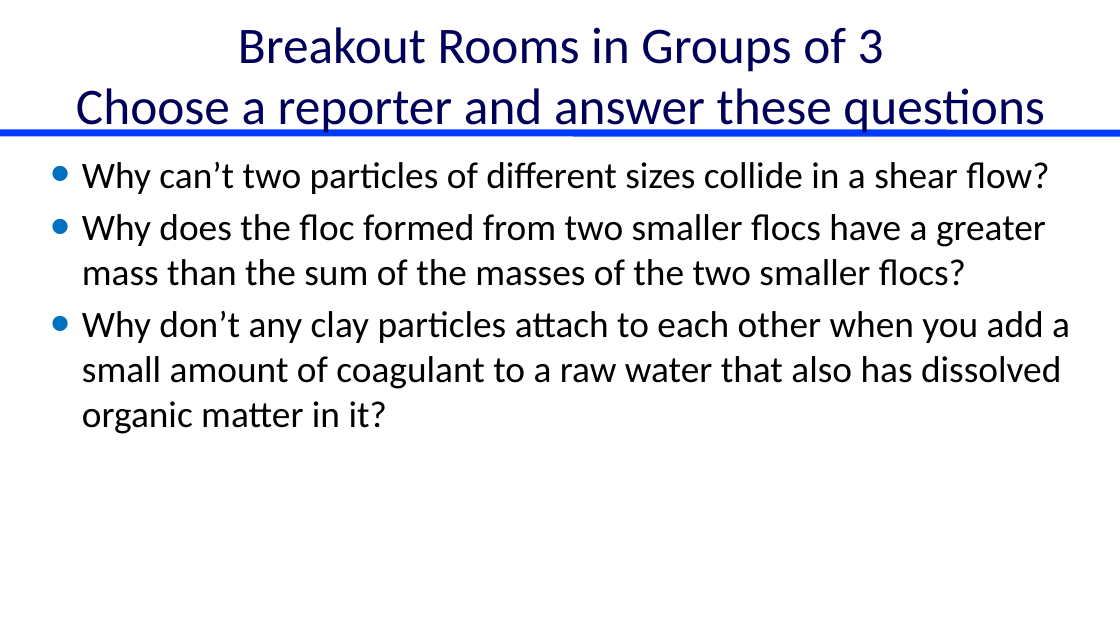
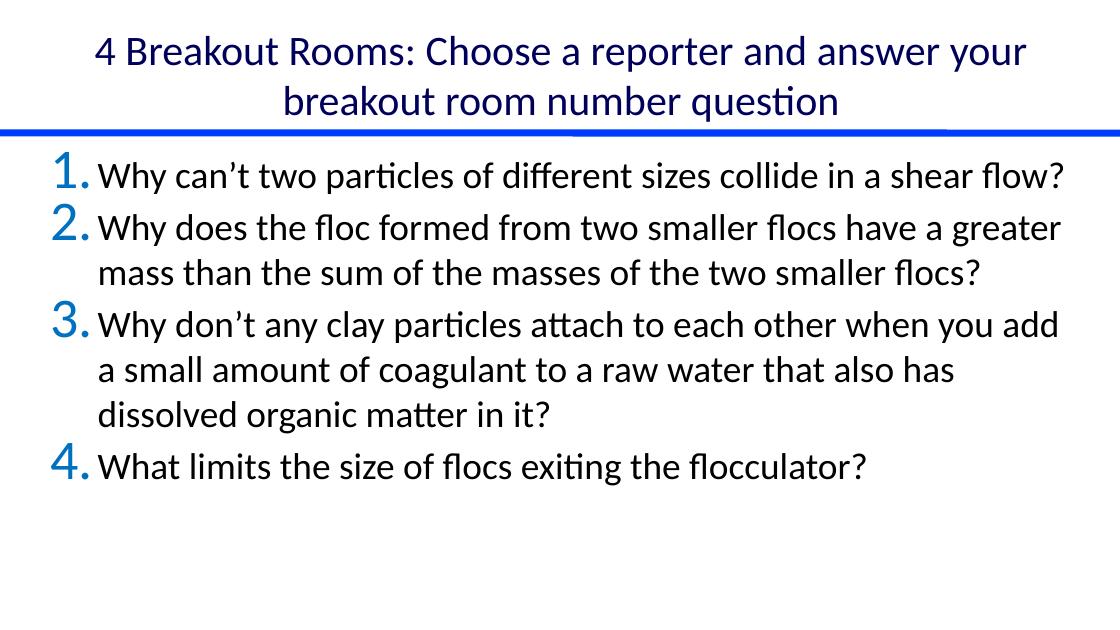
Before and after one commit to monroews/CEE4520Lectures, a slide deck: slide 44 of Flocculation Model.pptx (slide 32 before the commit). Drawn at 1120x630 pixels with LibreOffice and Linux fonts; fonts in the diff are those of the drawing. Boxes give left, top, right and bottom in pixels: in the first picture for what was removed or moved away, otherwise in the second. Text is boxed around its words. In the diff, an @@ line names an element or a change of style, - is before the commit and + after.

Commit message:
updat floc

```diff
--- a/Flocculation Model.pptx
+++ b/Flocculation Model.pptx
@@ title at [95,36,1027,122]: text changed; size 44 to 36 pt @@
-Breakout Rooms in Groups of 3
-Choose a reporter and answer these questions
+4 Breakout Rooms: Choose a reporter and answer your breakout room number question
@@ text at [98,162,1065,434]: bullet • to 1. @@
@@ text at [98,453,868,486]: paragraph added @@
+4. What limits the size of flocs exiting the flocculator?
```
Also in this commit, not shown: 3 other slides changed, 1 slide added.
